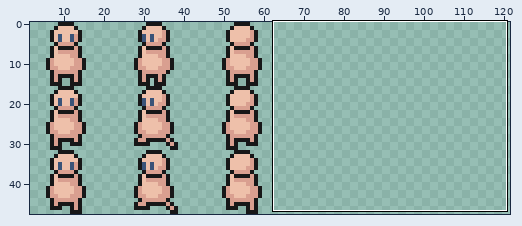
Two states of a sprite sheet, Assets/Sprites/Characters/dummy.png. The picture above shows the old version from afar; the outline marks the close-up.
Close-up. The starting point:
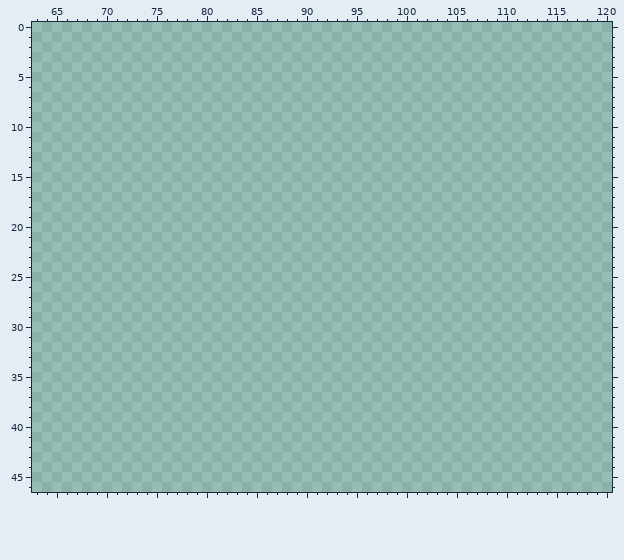
The file is 48x48 pixels. Shown: x 63..120, y 0..46. The old version is drawn lined up with the new one. The wide view leaves out empty margins.
Palette (. is transparent): 
Pixels before (only the part around the change), first column x 63:
 0 ..........................................................
 1 ..........................................................
 2 ..........................................................
 3 ..........................................................
 4 ..........................................................
 5 ..........................................................
 6 ..........................................................
 7 ..........................................................
 8 ..........................................................
 9 ..........................................................
10 ..........................................................
11 ..........................................................
12 ..........................................................
13 ..........................................................
14 ..........................................................
15 ..........................................................
16 ..........................................................
17 ..........................................................
18 ..........................................................
19 ..........................................................
20 ..........................................................
21 ..........................................................
22 ..........................................................
23 ..........................................................
24 ..........................................................
25 ..........................................................
26 ..........................................................
27 ..........................................................
28 ..........................................................
29 ..........................................................
30 ..........................................................
31 ..........................................................
32 ..........................................................
33 ..........................................................
34 ..........................................................
35 ..........................................................
36 ..........................................................
37 ..........................................................
38 ..........................................................
39 ..........................................................
40 ..........................................................
41 ..........................................................
42 ..........................................................
43 ..........................................................
44 ..........................................................
45 ..........................................................
46 ..........................................................
Once edited:
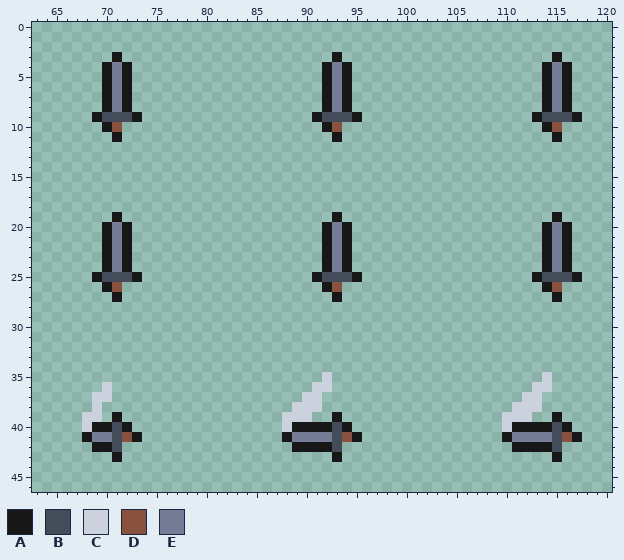
Colours new in this view: A #171718  B #434c58  C #ccd1de  D #89523f  E #757d96
The exact change:
canvas 48x48 -> 132x48; drawings rearranged on the sheet (the old picture shows each at its new place)
Colour A is added in row 3 at x 71, 93 and 115; in rows 4 to 8 at x 70, 72, 92, 94, 114 and 116; in row 9 at x 69, 73, 91, 95, 113 and 117; in row 10 at x 70, 92 and 114; in row 11 at x 71, 93 and 115; in row 19 at x 71, 93 and 115.
Colour A is added in rows 20 to 24 at x 70, 72, 92, 94, 114 and 116; in row 25 at x 69, 73, 91, 95, 113 and 117; in row 26 at x 70, 92 and 114; in row 27 at x 71, 93 and 115; in row 39 at x 71, 93 and 115; in row 40 at x 69 to 70, 72, 89 to 92, 94, 111 to 114 and 116.
Colour A is added in row 41 at x 68, 73, 88, 95, 110 and 117; in row 42 at x 69 to 70, 89 to 92 and 111 to 114; in row 43 at x 71, 93 and 115.
Colour B is added in row 9 at x 70 to 72, 92 to 94 and 114 to 116; in row 25 at x 70 to 72, 92 to 94 and 114 to 116; in rows 40 to 42 at x 71, 93 and 115.
Colour C is added in row 35 at x 92 and 114; in row 36 at x 70, 91 to 92 and 113 to 114; in row 37 at x 69 to 70, 90 to 91 and 112 to 113; in row 38 at x 69, 89 to 91 and 111 to 113; in row 39 at x 68 to 69, 88 to 90 and 110 to 112; in row 40 at x 68, 88 and 110.
Colour D is added in row 10 at x 71, 93 and 115; in row 26 at x 71, 93 and 115; in row 41 at x 72, 94 and 116.
Colour E is added in rows 4 to 8 at x 71, 93 and 115; in rows 20 to 24 at x 71, 93 and 115; in row 41 at x 69 to 70, 89 to 92 and 111 to 114.
